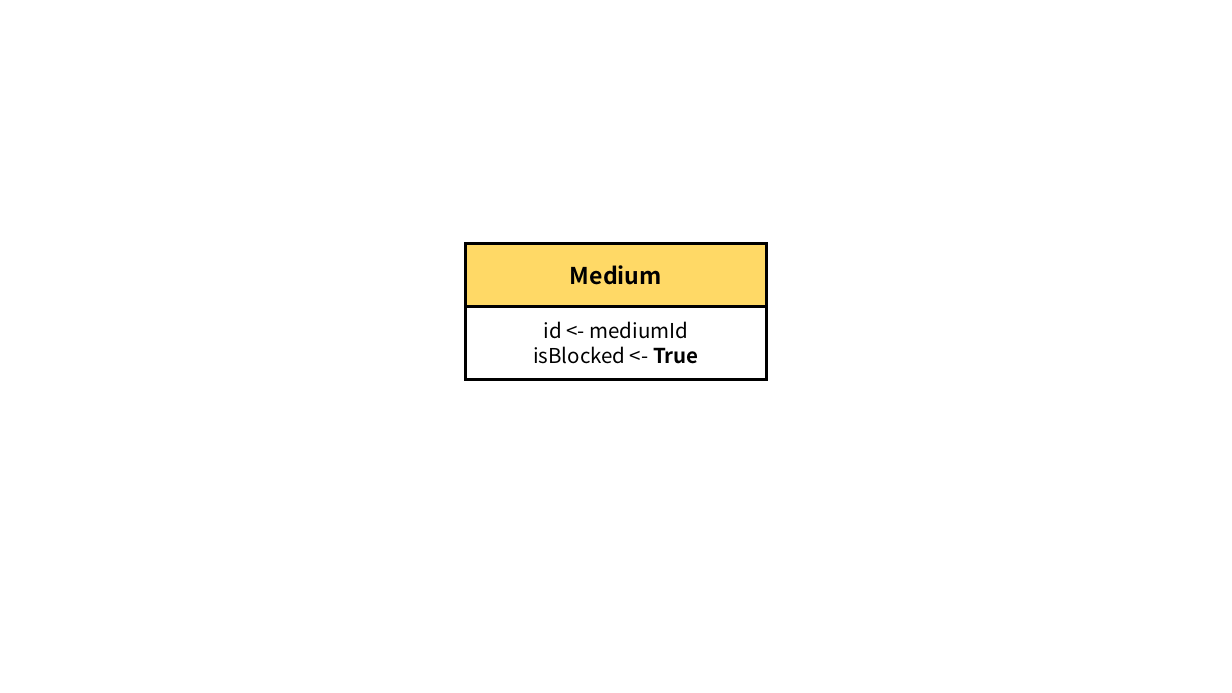
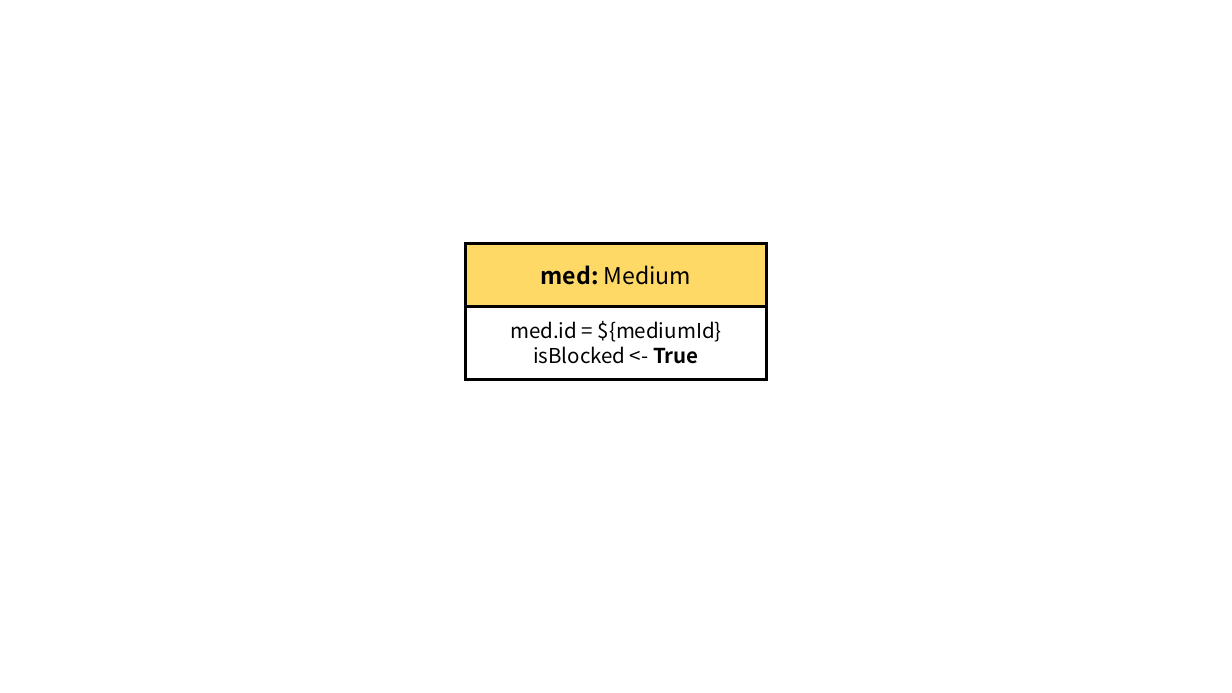
Before and after one commit to ldbc/ldbc_finbench_docs, a slide deck: slide 11 of patterns/transaction-write.pptx. Drawn at 1232x693 pixels with LibreOffice and Linux fonts; fonts in the diff are those of the drawing. Boxes give left, top, right and bottom in pixels: in the first picture for what was removed or moved away, otherwise in the second. Text is boxed around its words. In the diff, an @@ line names an element or a change of style, - is before the commit and + after.

```diff
--- a/patterns/transaction-write.pptx
+++ b/patterns/transaction-write.pptx
@@ text in rectangle at [540,265,692,285]: text changed; bold off @@
-Medium
+med: Medium
@@ text in rectangle at [510,321,722,342]: text changed @@
-id <- mediumId
+med.id = ${mediumId}
```
Also in this commit, not shown: 13 other slides changed, 49 other files.
